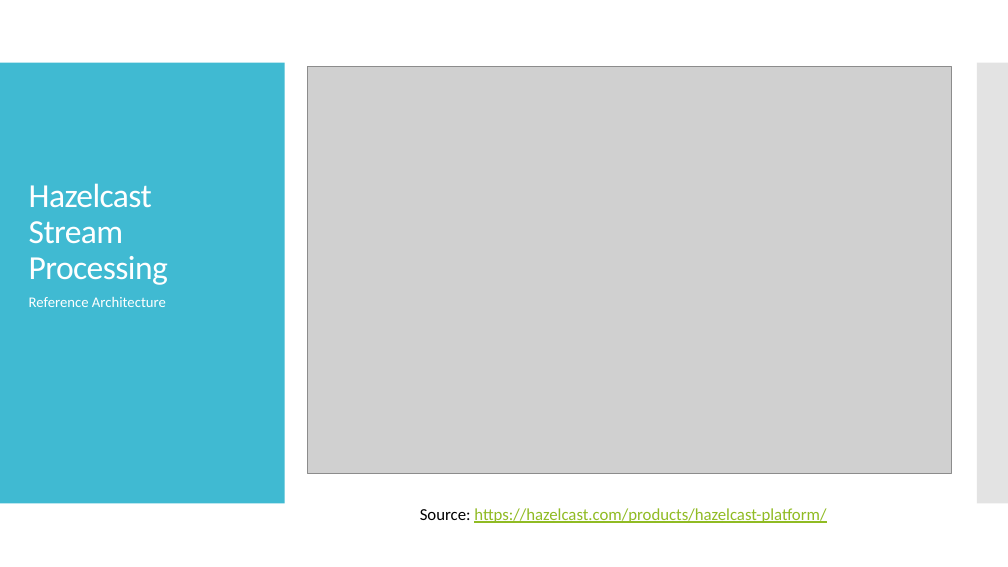
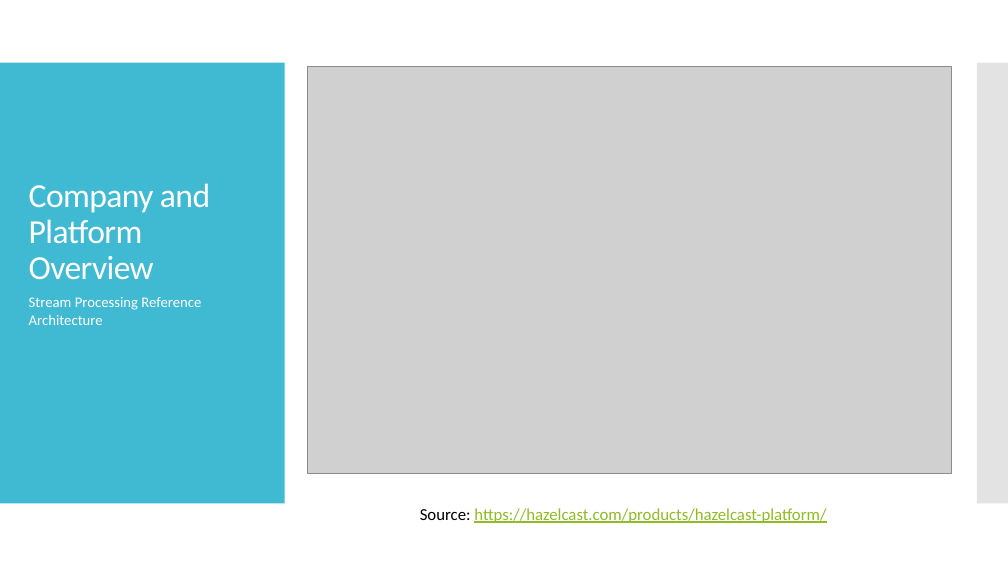
Before and after one commit to wrmay/hazelcast-monitoring-and-control-demo, a slide deck: slide 8 of Solution Overview.pptx (slide 9 before the commit). Drawn at 1008x567 pixels with LibreOffice and Linux fonts; fonts in the diff are those of the drawing; grey boxes stand for pictures. Boxes give left, top, right and bottom in pixels: in the first picture for what was removed or moved away, otherwise in the second. Text is boxed around its words. In the diff, an @@ line names an element or a change of style, - is before the commit and + after.

```diff
--- a/Solution Overview.pptx
+++ b/Solution Overview.pptx
@@ title at <box>29,183,210,279</box>: text changed @@
-Hazelcast Stream Processing
+Company and Platform Overview
@@ text at <box>29,297,201,325</box>: text changed @@
-Reference Architecture
+Stream Processing Reference Architecture
```
Also in this commit, not shown: 4 other slides changed, 8 slides added, 4 slides removed, 9 other files.
